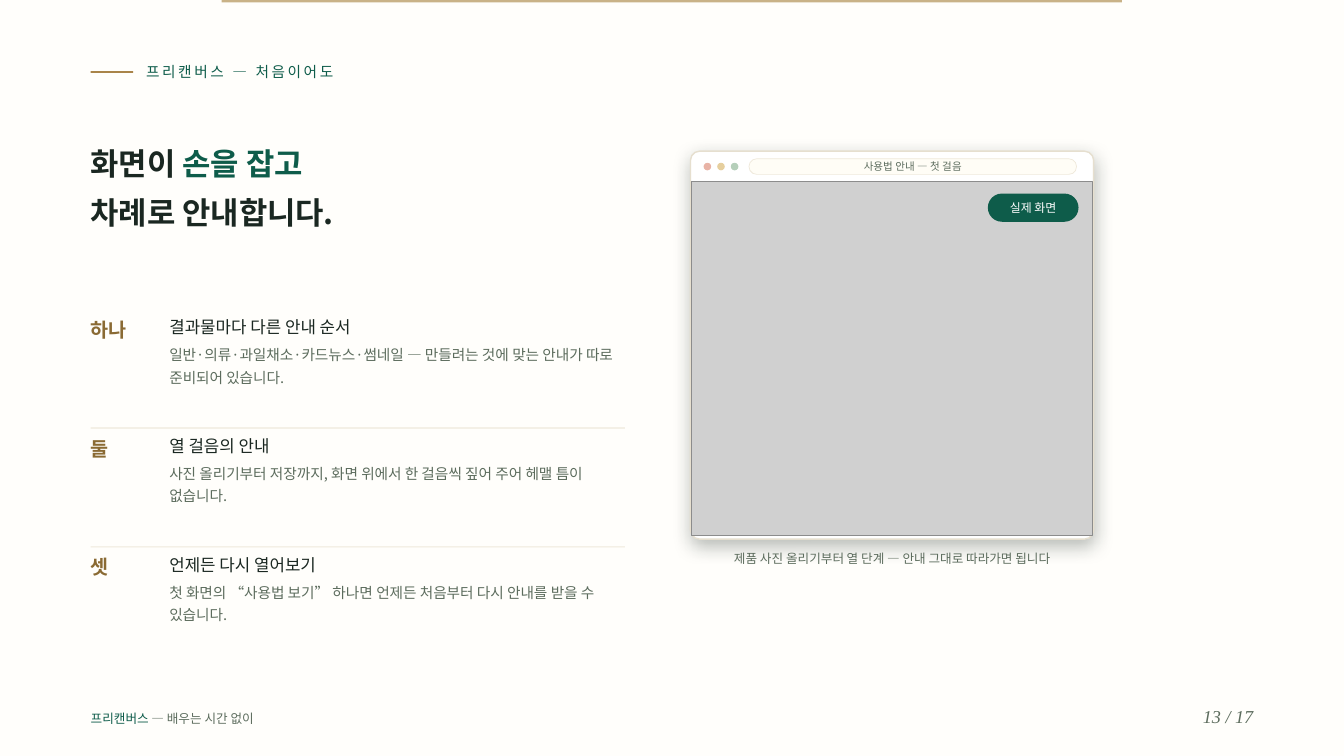
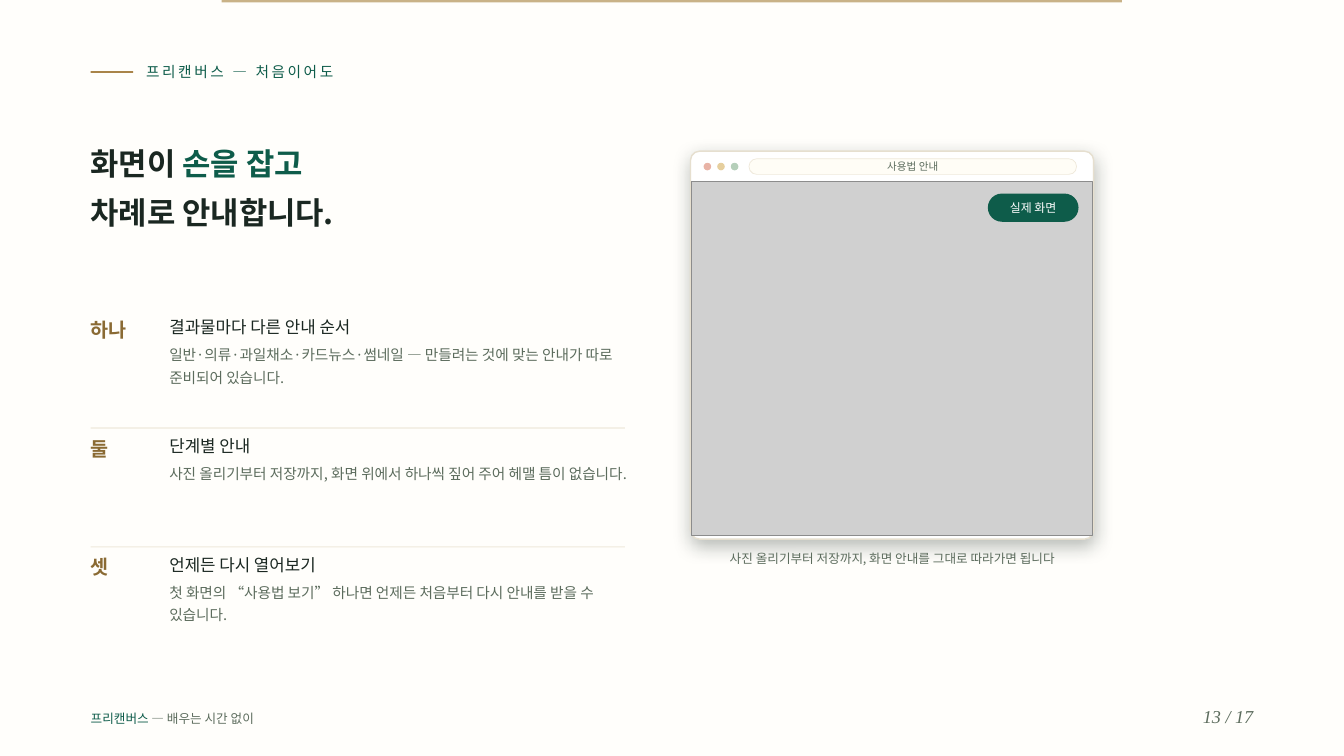
Before and after one commit to ramiteacher/searchmaster-x-freecanvas, a slide deck: slide 13 of slides.pptx. Drawn at 1344x756 pixels with LibreOffice and Linux fonts; fonts in the diff are those of the drawing; grey boxes stand for pictures. Boxes give left, top, right and bottom in pixels: in the first picture for what was removed or moved away, otherwise in the second. Text is boxed around its words. In the diff, an @@ line names an element or a change of style, - is before the commit and + after.

Commit message:
문구 정리: 열걸음·유월·여름 업데이트 류 표현 제거, 단계 표기 통일

```diff
--- a/slides.pptx
+++ b/slides.pptx
@@ text in rounded rectangle at bbox=[887, 161, 938, 171]: text changed @@
-사용법 안내 — 첫 걸음
+사용법 안내
@@ text at bbox=[169, 438, 627, 482]: text changed @@
-열 걸음의 안내
-사진 올리기부터 저장까지, 화면 위에서 한 걸음씩 짚어 주어 헤맬 틈이 없습니다.
+단계별 안내
+사진 올리기부터 저장까지, 화면 위에서 하나씩 짚어 주어 헤맬 틈이 없습니다.
@@ text at bbox=[730, 552, 1055, 565]: text changed @@
-제품 사진 올리기부터 열 단계 — 안내 그대로 따라가면 됩니다
+사진 올리기부터 저장까지, 화면 안내를 그대로 따라가면 됩니다
```
Also in this commit, not shown: 8 other slides changed, 1 other file.
